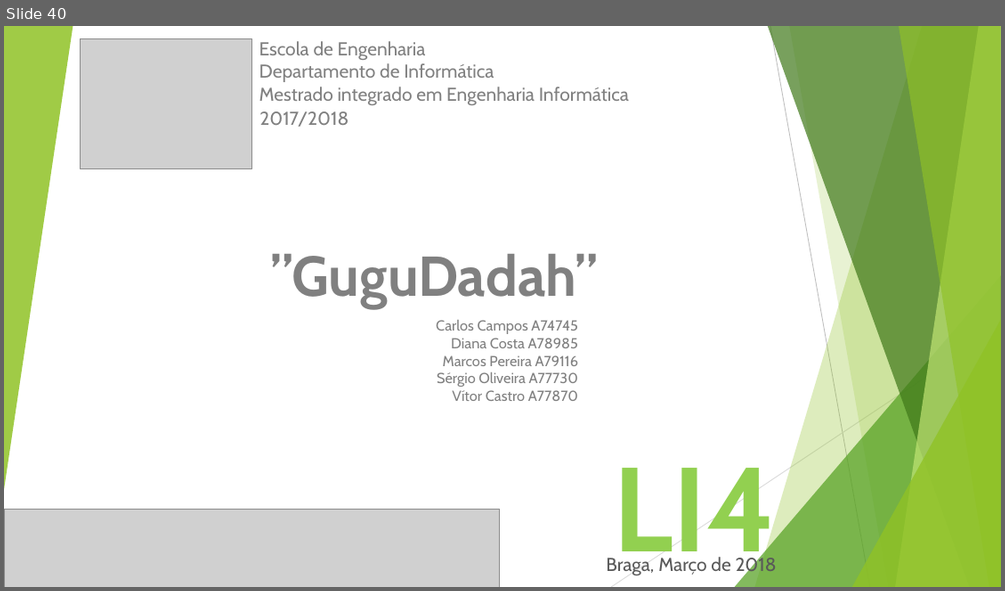
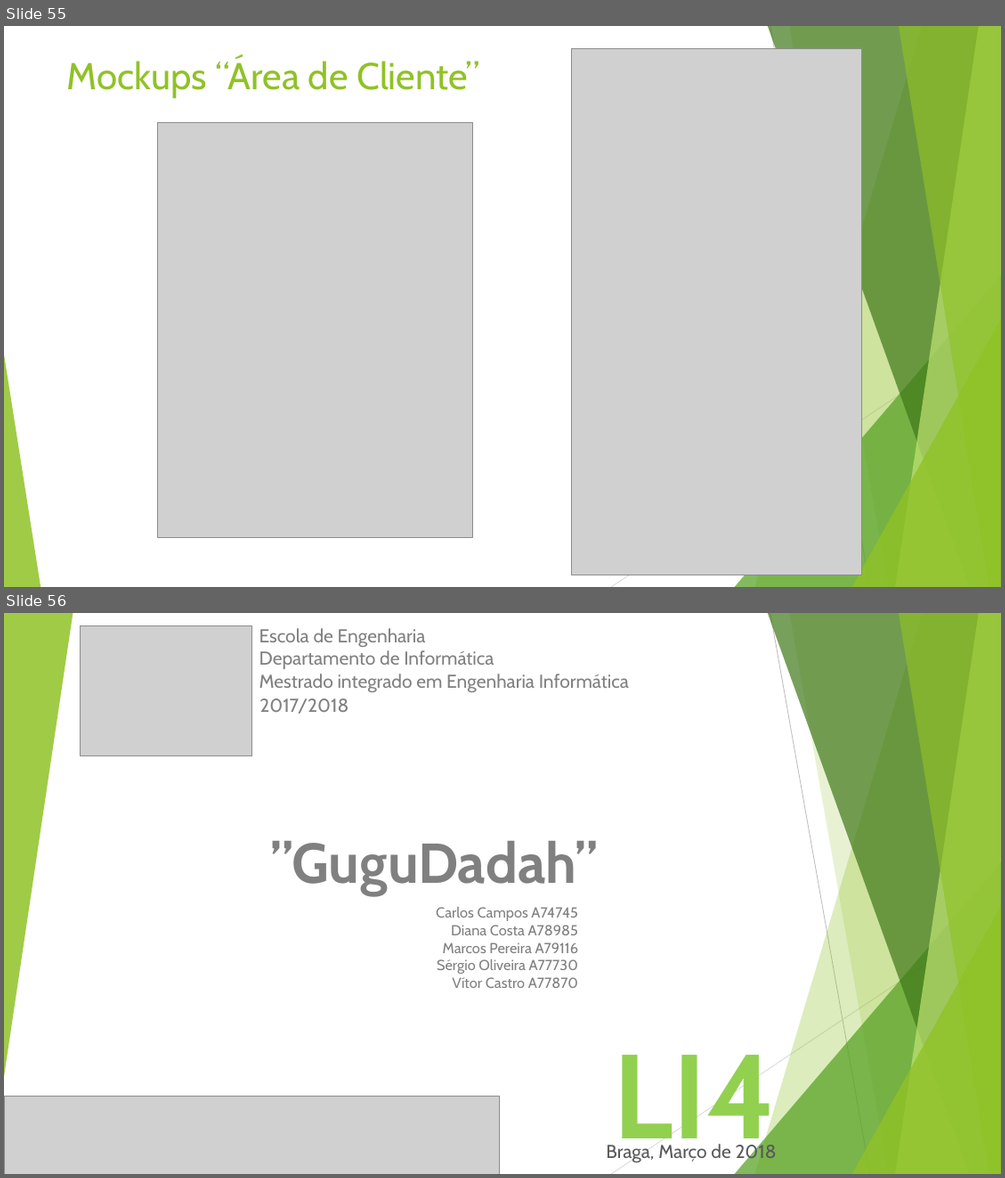
Before and after one commit to vitorjrc/babysitting-system, a slide deck: relatorio/Fase 2/LI4.pptx. Shown one above the other, each under a label of ours: slide 40 before the commit, slides 55 and 56 after it. The pictures are 1005x591 and 1005x1178 pixels, drawn with LibreOffice and Linux fonts; fonts in the diff are those of the drawing; grey boxes stand for pictures. Boxes give left, top, right and bottom in pixels: in the first picture for what was removed or moved away, otherwise in the second. Text is boxed around its words. In the diff, an @@ line names an element or a change of style, - is before the commit and + after.

```diff
--- a/relatorio/Fase 2/LI4.pptx
+++ b/relatorio/Fase 2/LI4.pptx
@@ slide 55 added at <box>4,26,1001,587</box>, background #FFFFFF; not listed: 9 template elements that a slide beside it also shows @@
@@ picture added at <box>571,48,862,575</box> @@
@@ title added at <box>67,58,479,98</box>, 36 pt, text #90C226 @@
+Mockups “Área de Cliente”
@@ picture added at <box>157,122,473,538</box> @@
@@ triangle added at <box>4,354,40,587</box>, fill #90C226 at 85% opacity @@
@@ what was slide 40 is now slide 56 @@
```
Also in this commit, not shown: 15 other slides added.
